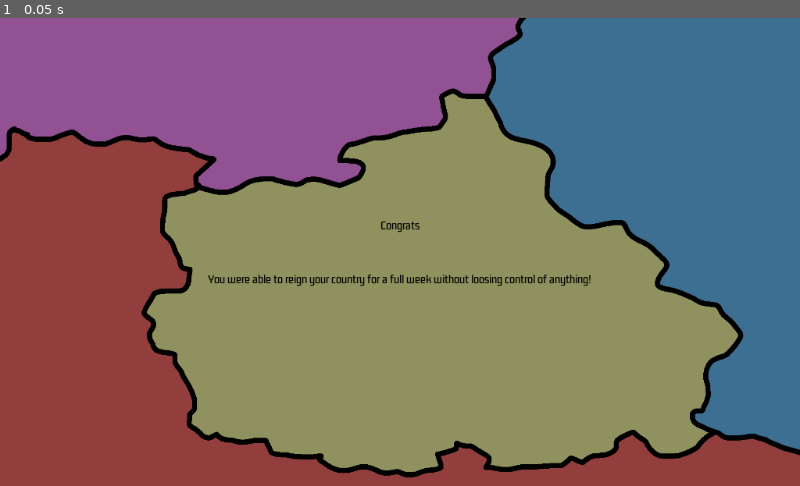
Above: before the commit, frame 1.
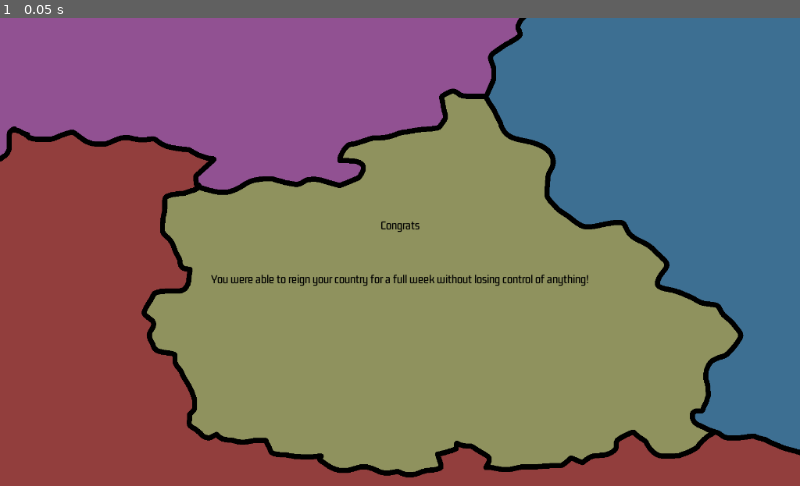
Above: after the commit, the same moment.

Repository: dsg-jam/LD49
Game: Godot game, scene res://scenes/game_finished.tscn
Two runs of this game, one before a commit and one after it. Both use one fixed random seed, a clock stepped at 60 frames per second and the inputs below. This scene is started directly instead of the project's main scene.
Inputs:
- Up to frame 1 (0.05 s): no input

The runs differ from the first frame. In frame 1, 0.5% of the frame differs, in the area x 26-74%, y 54-58%.

Commit message:
correct typo and gid constr.

Diff:
--- a/scenes/game_finished.tscn
+++ b/scenes/game_finished.tscn
@@ -43,7 +43,7 @@
 margin_right = 924.0
 margin_bottom = 339.0
 size_flags_horizontal = 3
-text = "You were able to reign your country for a full week without loosing control of anything!"
+text = "You were able to reign your country for a full week without losing control of anything!"
 align = 1
 valign = 1
 autowrap = true
--- a/scripts/events/database.gd
+++ b/scripts/events/database.gd
@@ -49,6 +49,10 @@
 		self._events[event.gid] = event
 
 func _verify() -> void:
+	# negative gids are often used as special status notifications
+	for gid in self._events:
+		assert(gid >= 0, "gid must be positive")
+
 	# verify that event requirements can be met (obviously not accounting for dependency loops)
 	for gid in self._events:
 		var event: LGameEvent = self._events[gid]
--- a/scripts/manager.gd
+++ b/scripts/manager.gd
@@ -89,11 +89,13 @@
 	# find next event gid that has its requirements matched
 	while true:
 		gid = self._try_next_gid()
+		if gid == -1:
+			continue
 		if gid == -2:
 			self.game_won()
 			return
-		if gid != -1:
-			break
+		# gid found
+		break
 
 	if self._day_index != previous_day_index:
 		emit_signal("day_changed", self._day_index)
